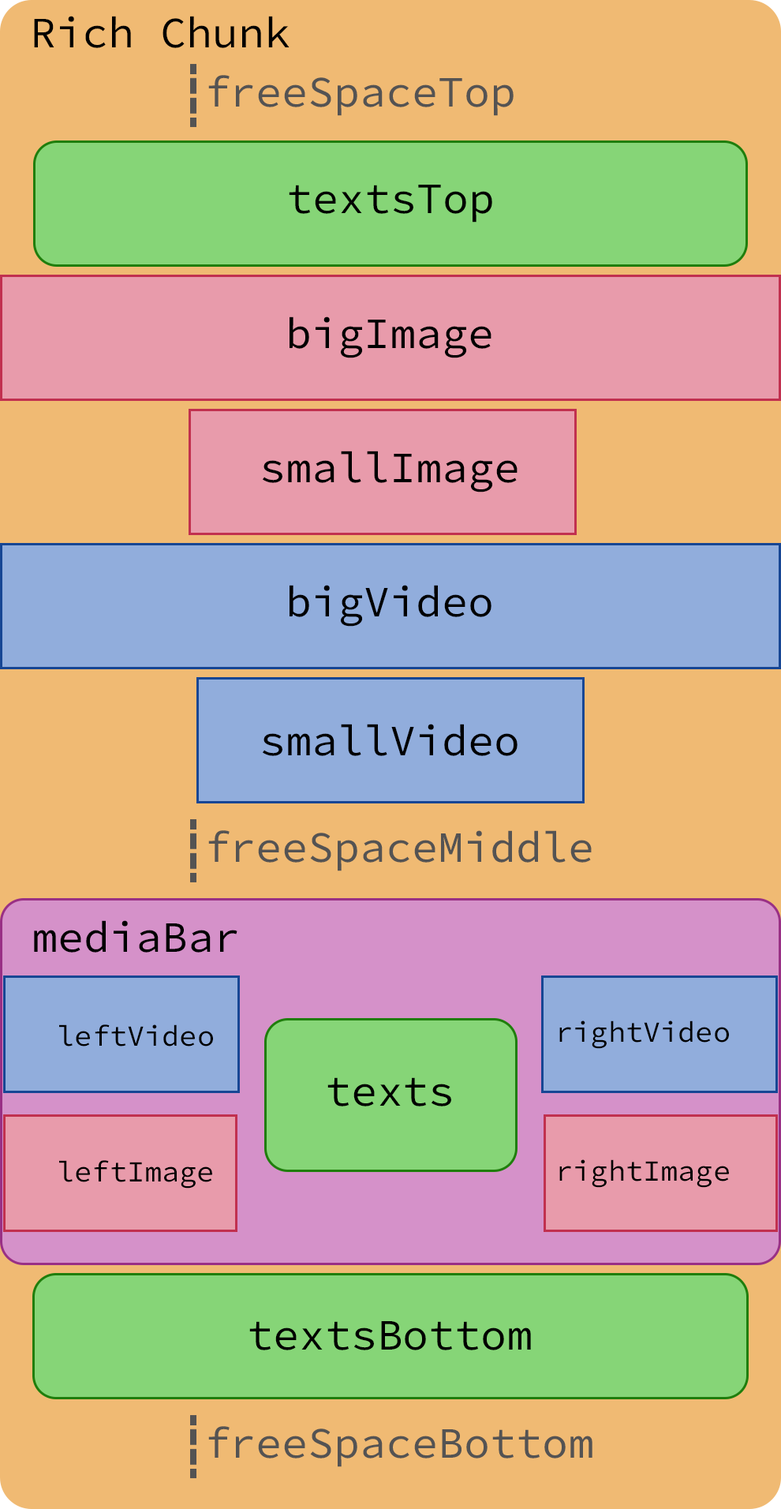
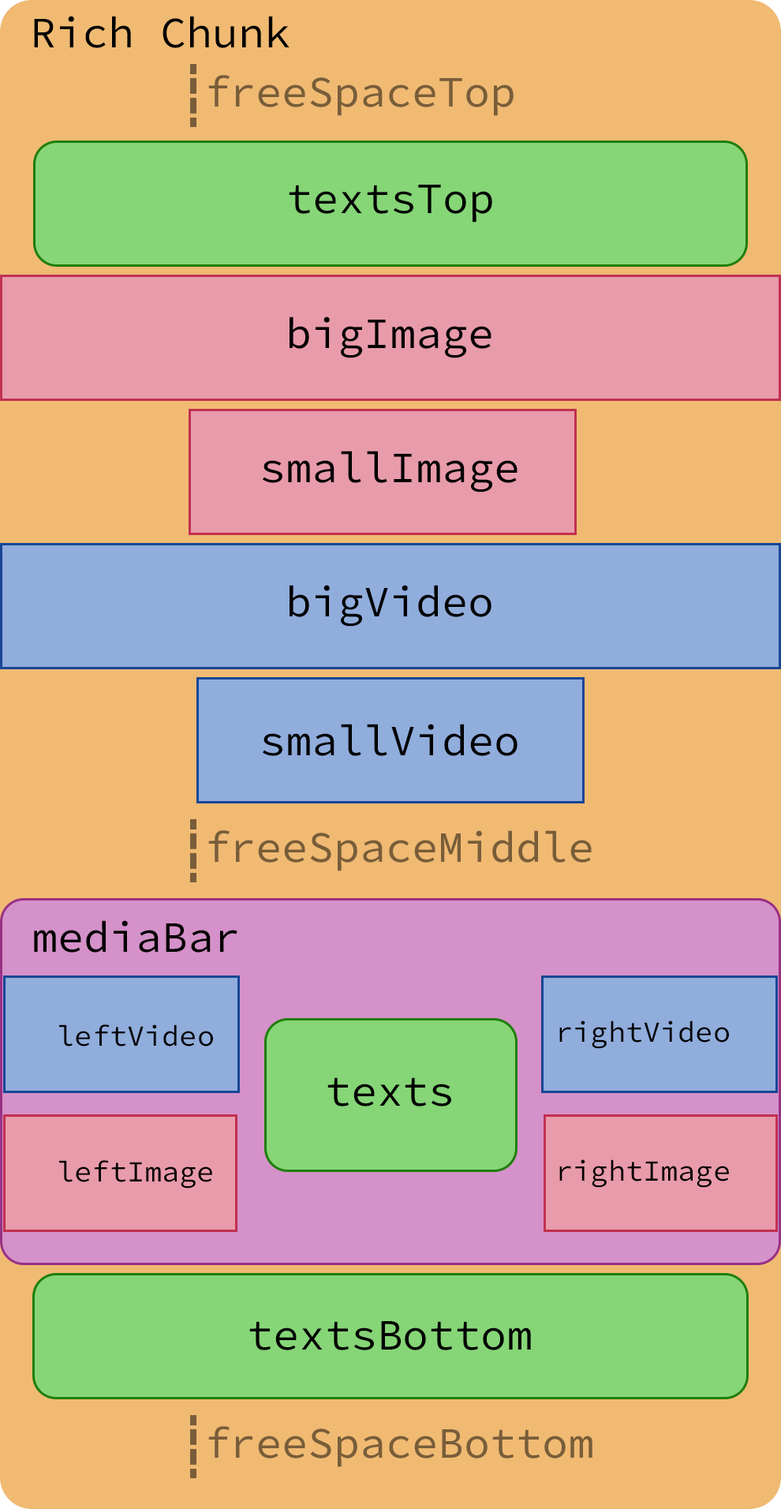
The second 781x1509 image is a revision of the first. Changes to its layers:
added layer "Color Fill 2" in group "stuff" over box(190, 63, 593, 1479)
"FreeSpaceMiddle copy": opacity 100% → 50% over box(190, 1415, 593, 1479)
added layer "Color Fill 2 copy" in group "stuff" over box(190, 63, 593, 1479)
"FreeSpaceMiddle copy 2": opacity 100% → 50% over box(190, 63, 514, 128)
added layer "Color Fill 2 copy 2" in group "stuff" over box(190, 63, 593, 1479)
"FreeSpaceMiddle": opacity 100% → 50% over box(190, 819, 593, 883)
